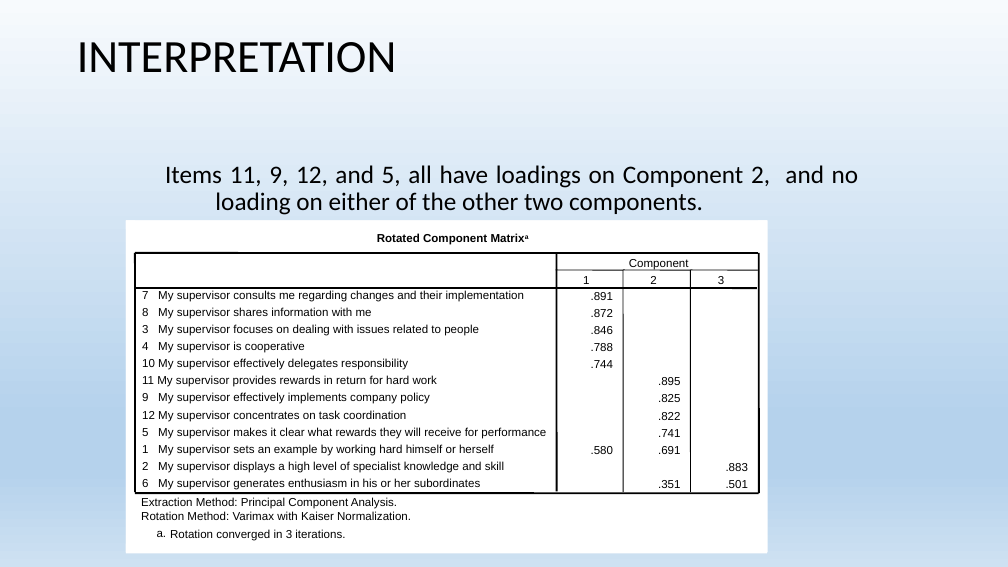
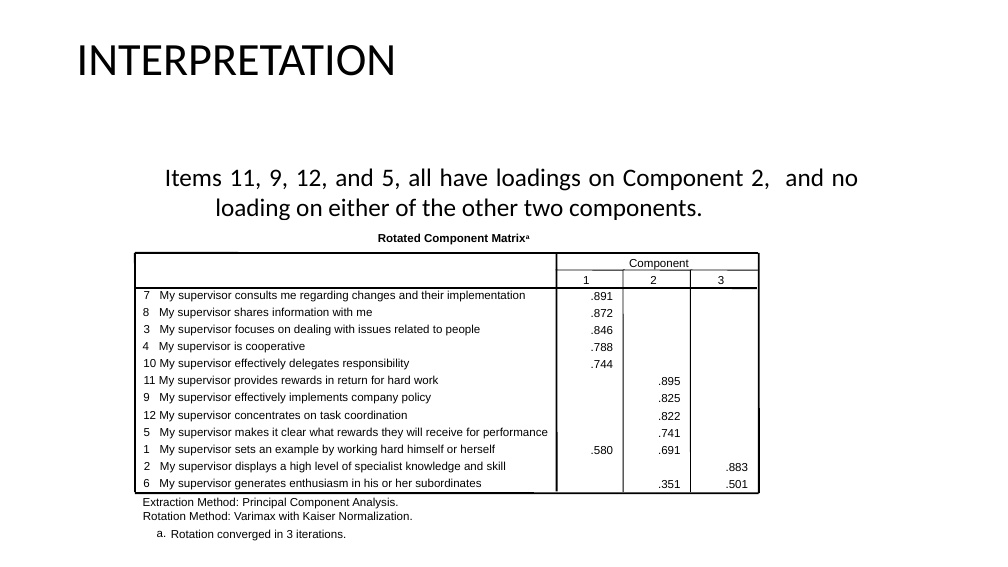
Before and after one commit to awkweb/DS502, a slide deck: slide 59 of lectures/05_Ch6.3&4Dimension Redu. F16.pptx. Drawn at 1008x567 pixels with LibreOffice and Linux fonts; fonts in the diff are those of the drawing. Boxes give left, top, right and bottom in pixels: in the first picture for what was removed or moved away, otherwise in the second. Text is boxed around its words. In the diff, an @@ line names an element or a change of style, - is before the commit and + after.

```diff
--- a/lectures/05_Ch6.3&4Dimension Redu. F16.pptx
+++ b/lectures/05_Ch6.3&4Dimension Redu. F16.pptx
@@ background gradient #F7FAFD to #B5D2EC to #CEE1F2 to #FFFFFF @@
@@ text "INTERPRETATION" at (77, 45, 396, 76): line spacing 0.9 to 1 @@
@@ text "Items 11, 9, 12, and ..." at (165, 168, 859, 220): line spacing 0.9 to 1; less space between paragraphs @@
@@ line (136, 288) - (757, 288): stroke #000000 1.75 pt to #000000 1.76 pt @@
```
Also in this commit, not shown: 65 other slides changed, 2 slides added, 2 slides removed, 10 other files.
